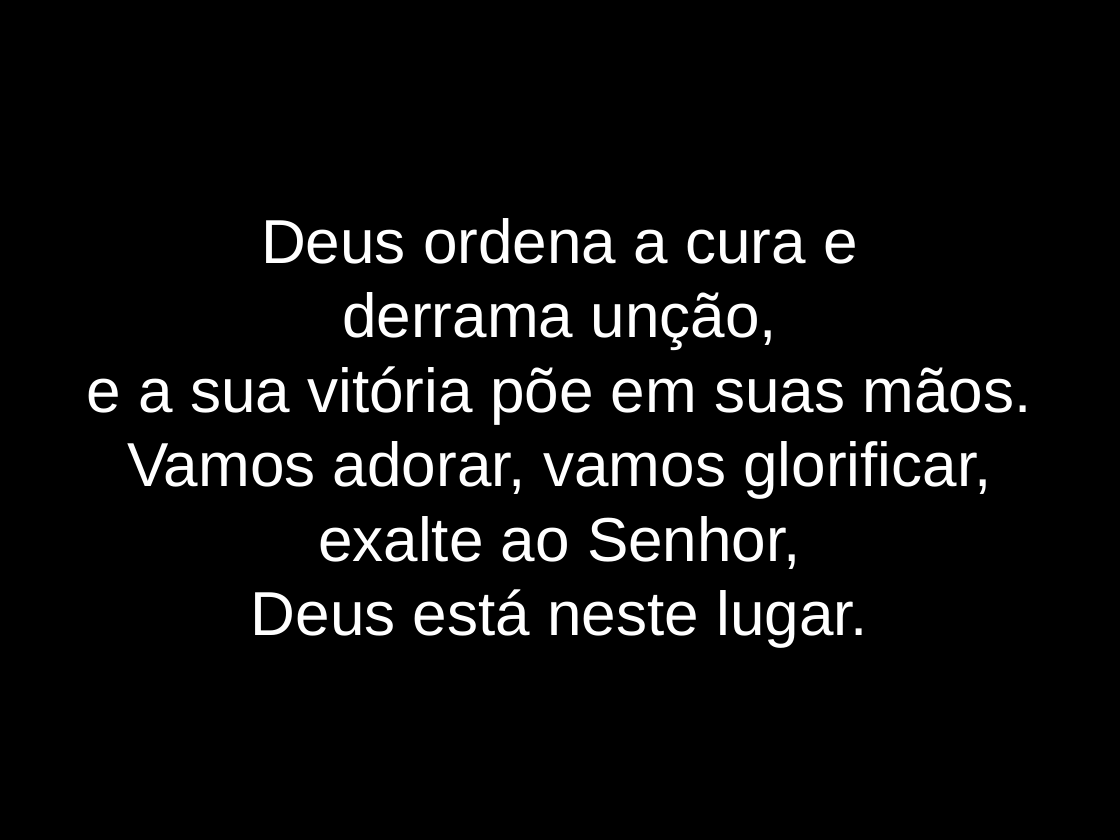
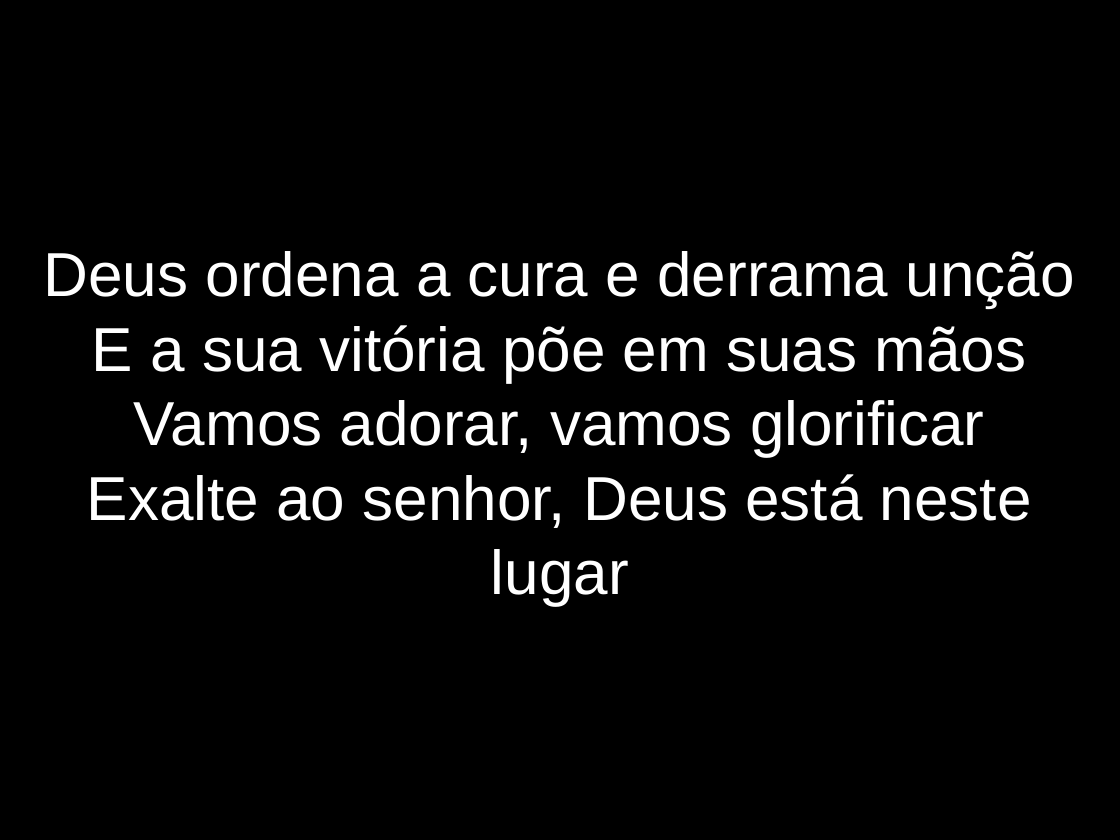
Before and after one commit to lazaroness/ChurchFiles, a slide deck: slide 5 of Elshaday/LetrasApresentacao/DependemosDeDeus.odp (slide 6 before the commit). Drawn at 1120x840 pixels with LibreOffice and Linux fonts; fonts in the diff are those of the drawing. Boxes give left, top, right and bottom in pixels: in the first picture for what was removed or moved away, otherwise in the second. Text is boxed around its words. In the diff, an @@ line names an element or a change of style, - is before the commit and + after.

```diff
--- a/Elshaday/LetrasApresentacao/DependemosDeDeus.odp
+++ b/Elshaday/LetrasApresentacao/DependemosDeDeus.odp
@@ subtitle at [44,251,1075,605]: text changed @@
-Deus ordena a cura e
-derrama unção,
-e a sua vitória põe em suas mãos.
-Vamos adorar, vamos glorificar, exalte ao Senhor,
-Deus está neste lugar.
+Deus ordena a cura e derrama unção
+E a sua vitória põe em suas mãos
+Vamos adorar, vamos glorificar
+Exalte ao senhor, Deus está neste lugar
```
Also in this commit, not shown: 9 other slides changed, 2 slides removed, 15 other files.
